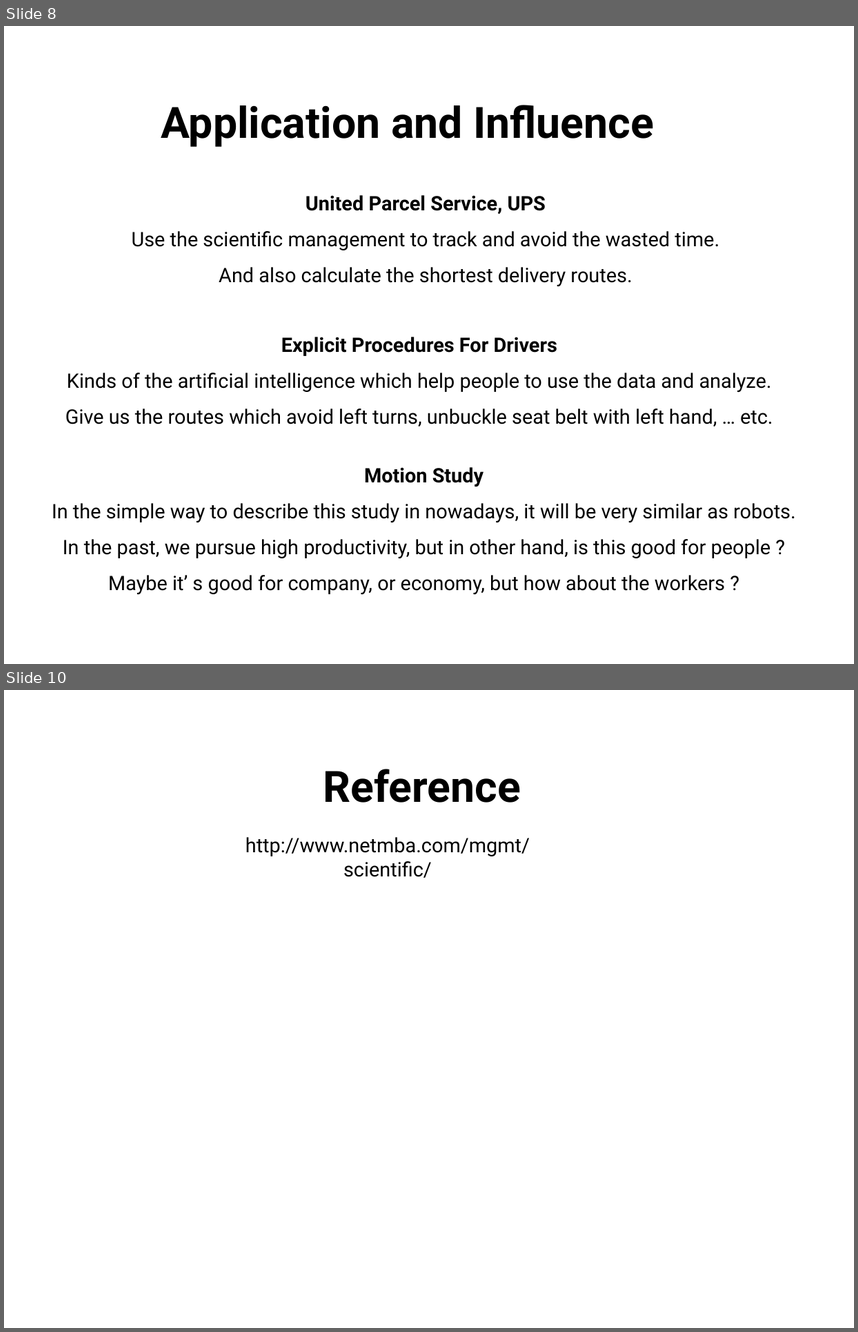
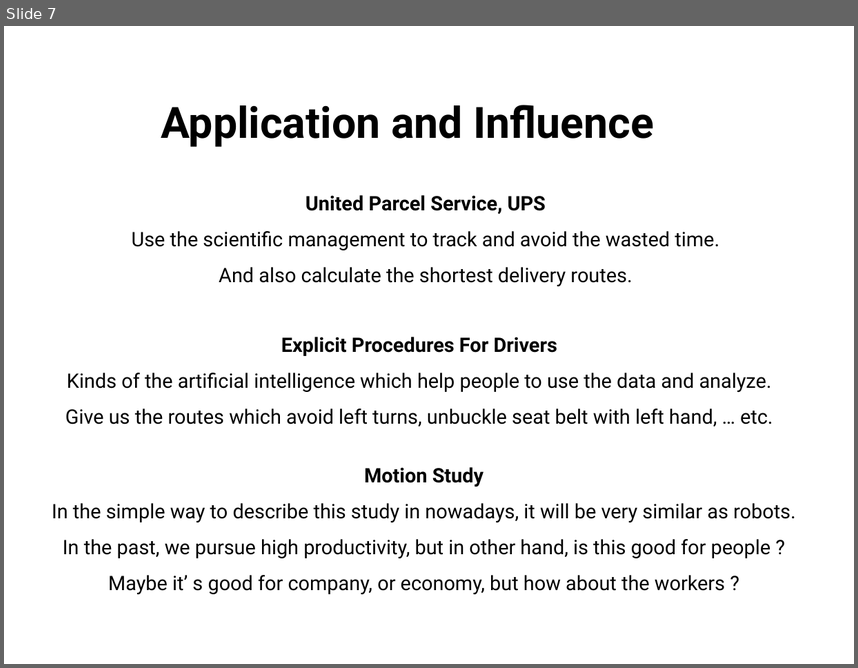
Before and after one commit to jason19970210/Management, a slide deck: B0544255_許懿傑_G11.pptx. Shown one above the other, each under a label of ours: slides 8 and 10 before the commit, slide 7 after it; the slides between them are not shown. The pictures are 858x1332 and 858x668 pixels, drawn with LibreOffice and Linux fonts; fonts in the diff are those of the drawing. Boxes give left, top, right and bottom in pixels: in the first picture for what was removed or moved away, otherwise in the second. Text is boxed around its words. In the diff, an @@ line names an element or a change of style, - is before the commit and + after.

```diff
--- a/B0544255_許懿傑_G11.pptx
+++ b/B0544255_許懿傑_G11.pptx
@@ slide 10 removed at (x1=4, y1=690, x2=854, y2=1328), background #FFFFFF @@
@@ text removed at (x1=323, y1=769, x2=520, y2=802) @@
-Reference
@@ text removed at (x1=245, y1=837, x2=530, y2=878) @@
-http://www.netmba.com/mgmt/scientific/
@@ what was slide 8 is now slide 7 @@
```
Also in this commit, not shown: 1 slide changed, 1 other slide removed, 2 other files.
